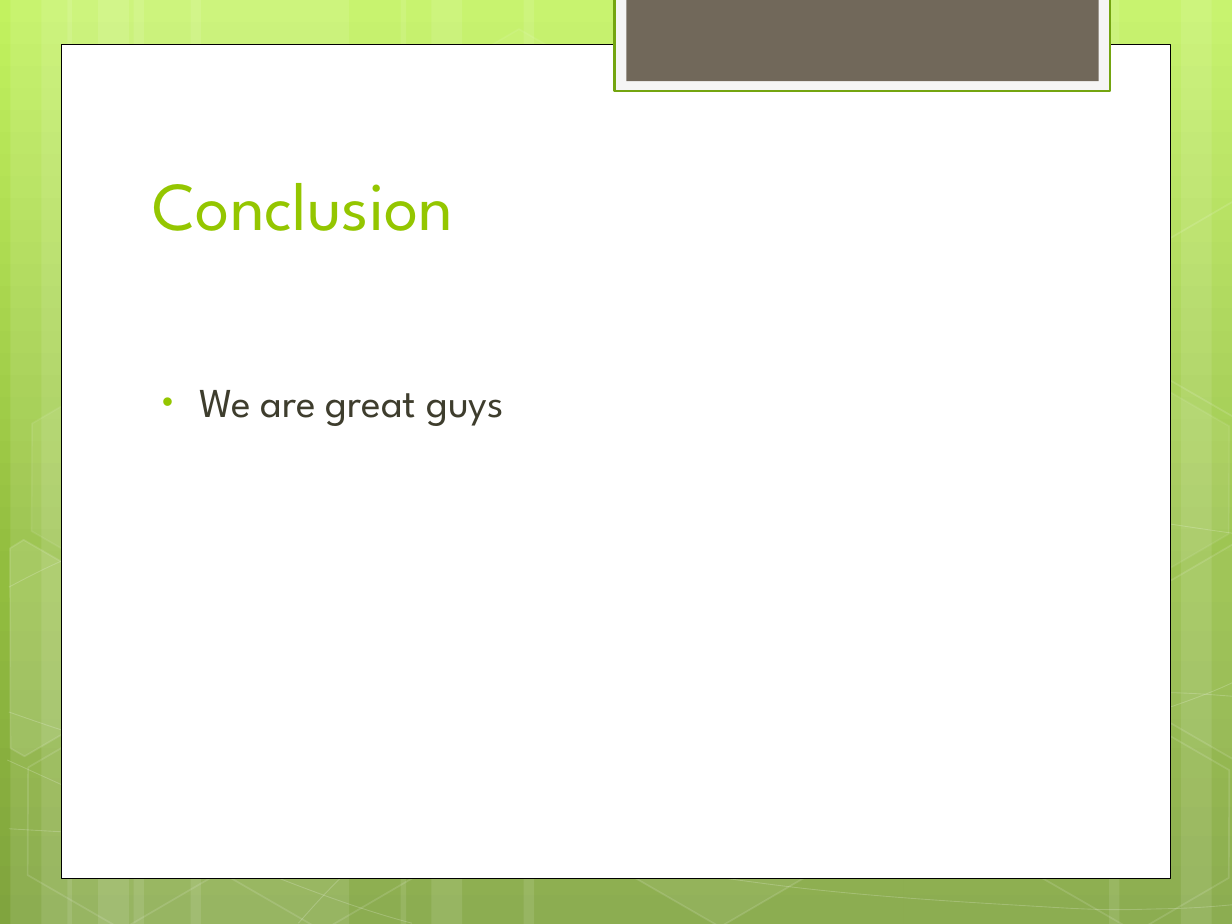
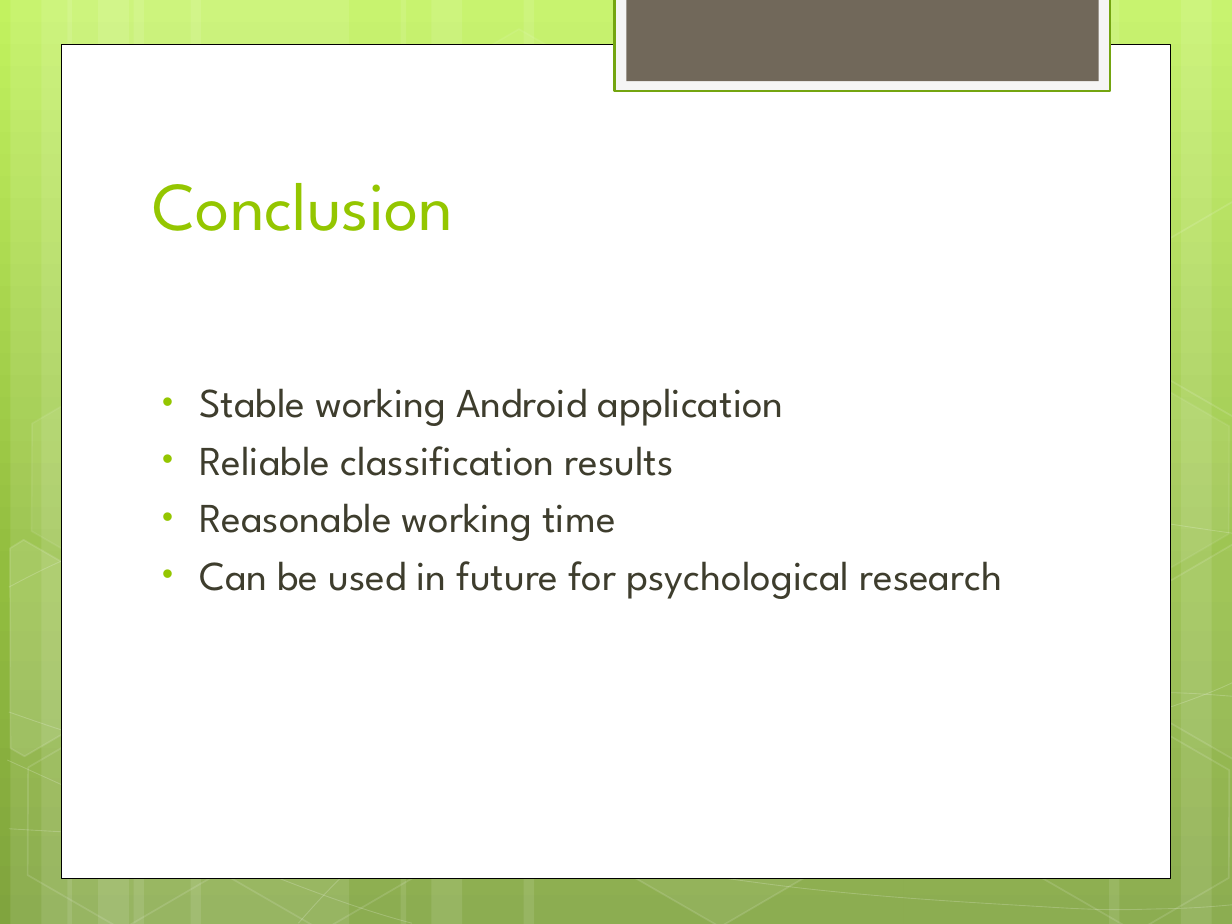
Before and after one commit to Visorgood/MenthalLab, a slide deck: slide 13 of Docs/Data Extraction for the Quantified Self v2.pptx. Drawn at 1232x924 pixels with LibreOffice and Linux fonts; fonts in the diff are those of the drawing. Boxes give left, top, right and bottom in pixels: in the first picture for what was removed or moved away, otherwise in the second. Text is boxed around its words. In the diff, an @@ line names an element or a change of style, - is before the commit and + after.

Commit message:
power point

```diff
--- a/Docs/Data Extraction for the Quantified Self v2.pptx
+++ b/Docs/Data Extraction for the Quantified Self v2.pptx
@@ text at (199, 388, 1003, 599): text changed @@
-• We are great guys
+• Stable working Android application
+• Reliable classification results
+• Reasonable working time
+• Can be used in future for psychological research
```
